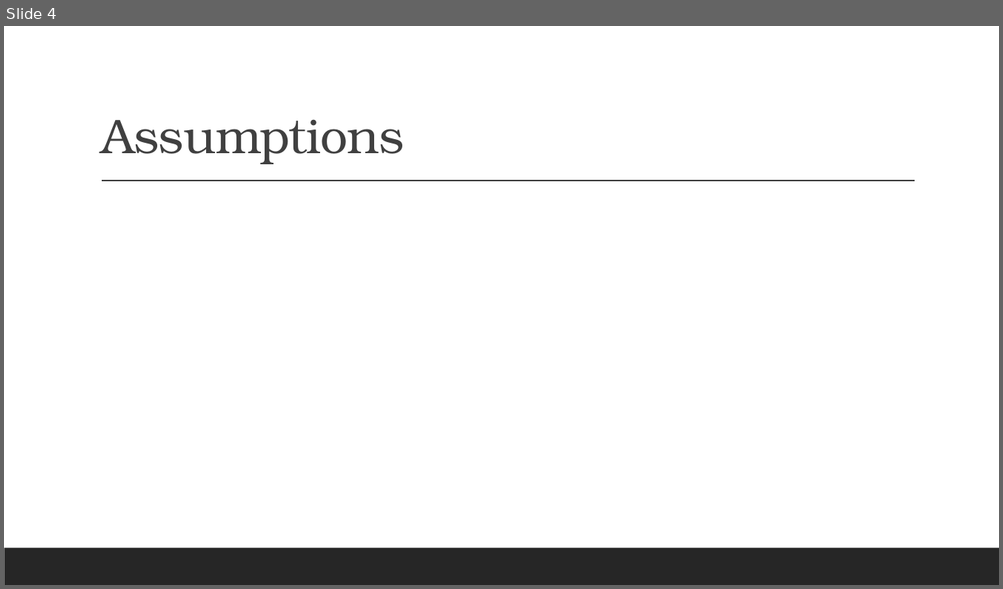
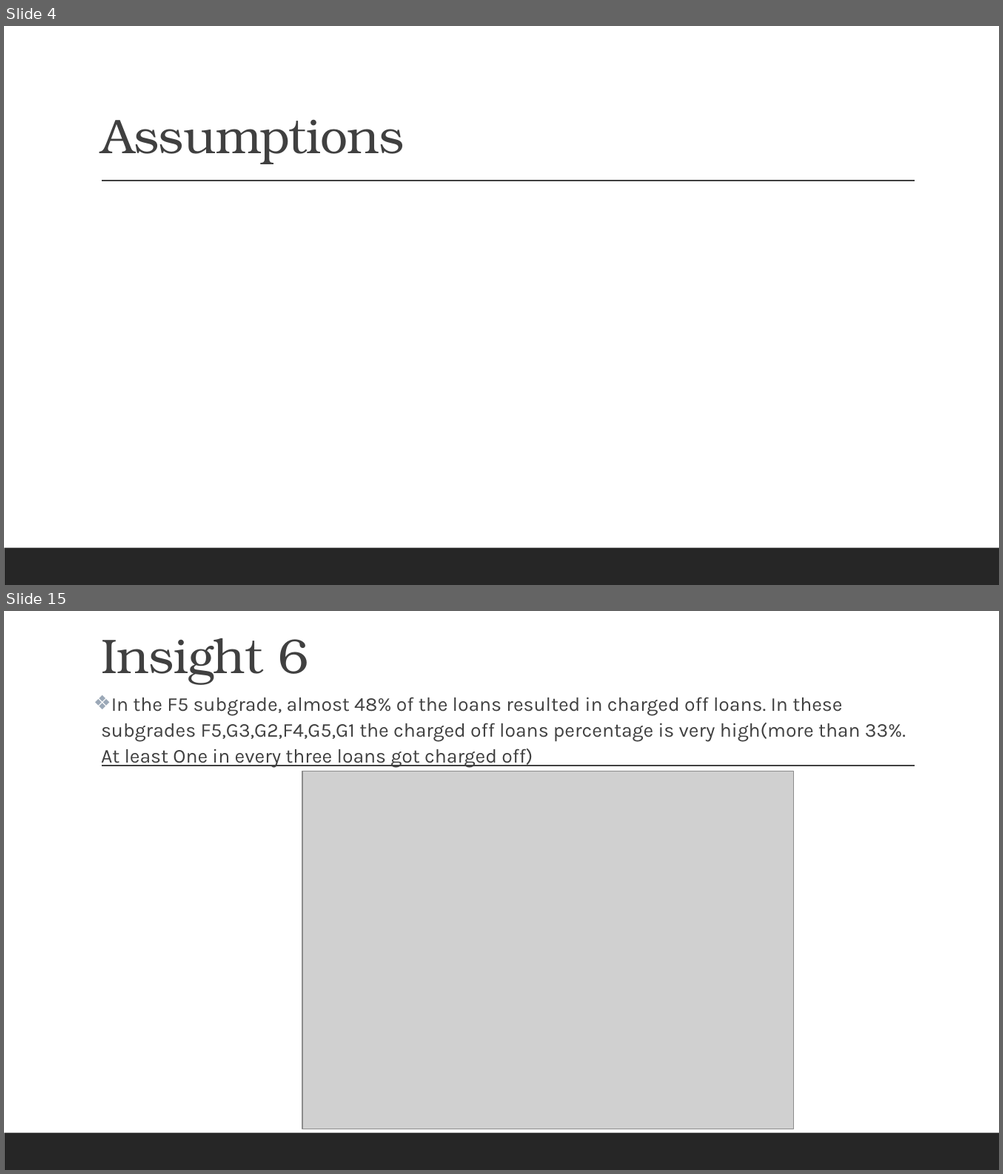
Before and after one commit to vidhyadharpandit/LendingClubCaseStudy, a slide deck: LendingClubCaseStudy-Presentation.pptx. Shown one above the other, each under a label of ours: slide 4 before the commit, slides 4 and 15 after it; the slides between them are not shown. The pictures are 1003x589 and 1003x1174 pixels, drawn with LibreOffice and Linux fonts; fonts in the diff are those of the drawing; grey boxes stand for pictures. Boxes give left, top, right and bottom in pixels: in the first picture for what was removed or moved away, otherwise in the second. Text is boxed around its words. In the diff, an @@ line names an element or a change of style, - is before the commit and + after.

```diff
--- a/LendingClubCaseStudy-Presentation.pptx
+++ b/LendingClubCaseStudy-Presentation.pptx
@@ slide 15 added at [4,611,999,1170], background #FFFFFF; not listed: 2 template elements that a slide beside it also shows @@
@@ title added at [101,638,308,685], 47 pt, text #404040 @@
+Insight 6
@@ text added at [101,697,905,768], 19 pt, text #404040 @@
+❖ In the F5 subgrade, almost 48% of the loans resulted in charged off loans. In these subgrades F5,G3,G2,F4,G5,G1 the charged off loans percentage is very high(more than 33%. At least One in every three loans got charged off)
@@ picture added at [302,772,794,1130] @@
```
Also in this commit, not shown: 3 slides changed, 13 other slides added, 2 slides removed, 7 other files.
